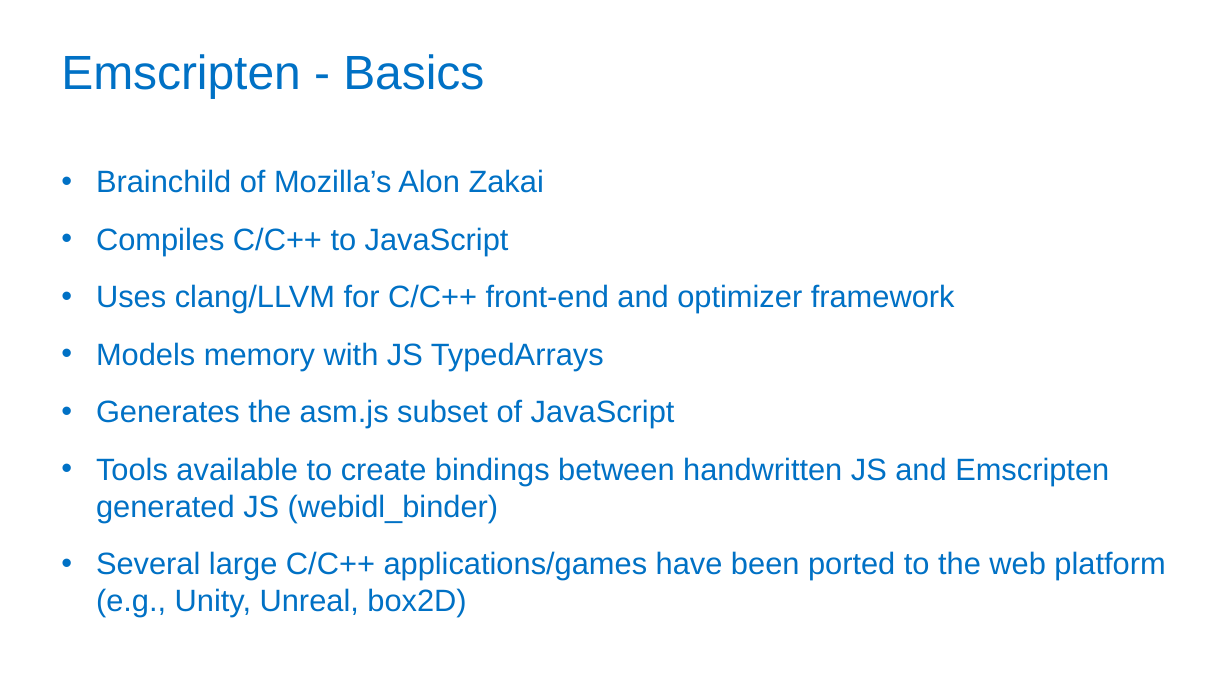
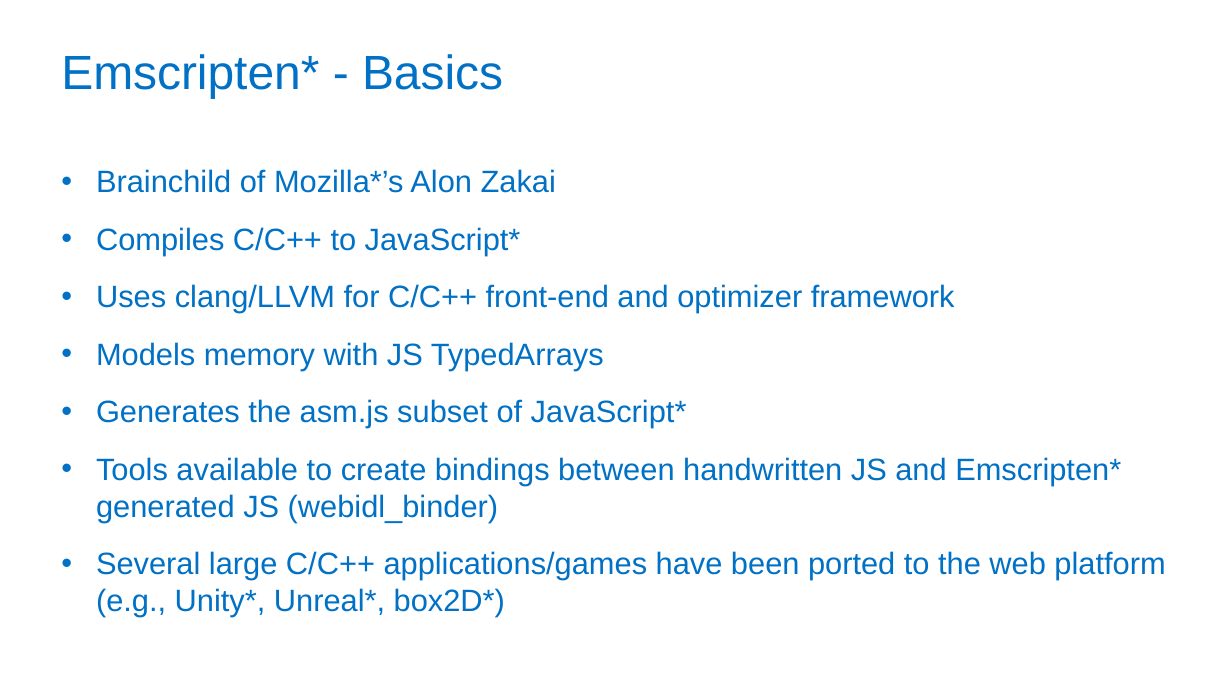
Before and after one commit to PeterJensen/wpmvp2015, a slide deck: slide 13 of simdjs-presentation.pptx. Drawn at 1232x693 pixels with LibreOffice and Linux fonts; fonts in the diff are those of the drawing; background and template pictures are left out. Boxes give left, top, right and bottom in pixels: in the first picture for what was removed or moved away, otherwise in the second. Text is boxed around its words. In the diff, an @@ line names an element or a change of style, - is before the commit and + after.

```diff
--- a/simdjs-presentation.pptx
+++ b/simdjs-presentation.pptx
@@ title at bbox=[61, 54, 503, 99]: text changed @@
-Emscripten - Basics
+Emscripten* - Basics
@@ text at bbox=[96, 169, 556, 256]: text changed @@
-• Brainchild of Mozilla’s Alon Zakai
-• Compiles C/C++ to JavaScript
+• Brainchild of Mozilla*’s Alon Zakai
+• Compiles C/C++ to JavaScript*
@@ text at bbox=[96, 399, 1165, 617]: text changed @@
-• Generates the asm.js subset of JavaScript
-• Tools available to create bindings between handwritten JS and Emscripten generated JS (webidl_binder)
-• Several large C/C++ applications/games have been ported to the web platform (e.g., Unity, Unreal, box2D)
+• Generates the asm.js subset of JavaScript*
+• Tools available to create bindings between handwritten JS and Emscripten* generated JS (webidl_binder)
+• Several large C/C++ applications/games have been ported to the web platform (e.g., Unity*, Unreal*, box2D*)
```
Also in this commit, not shown: 17 other slides changed, 4 slides added, 1 other file.
